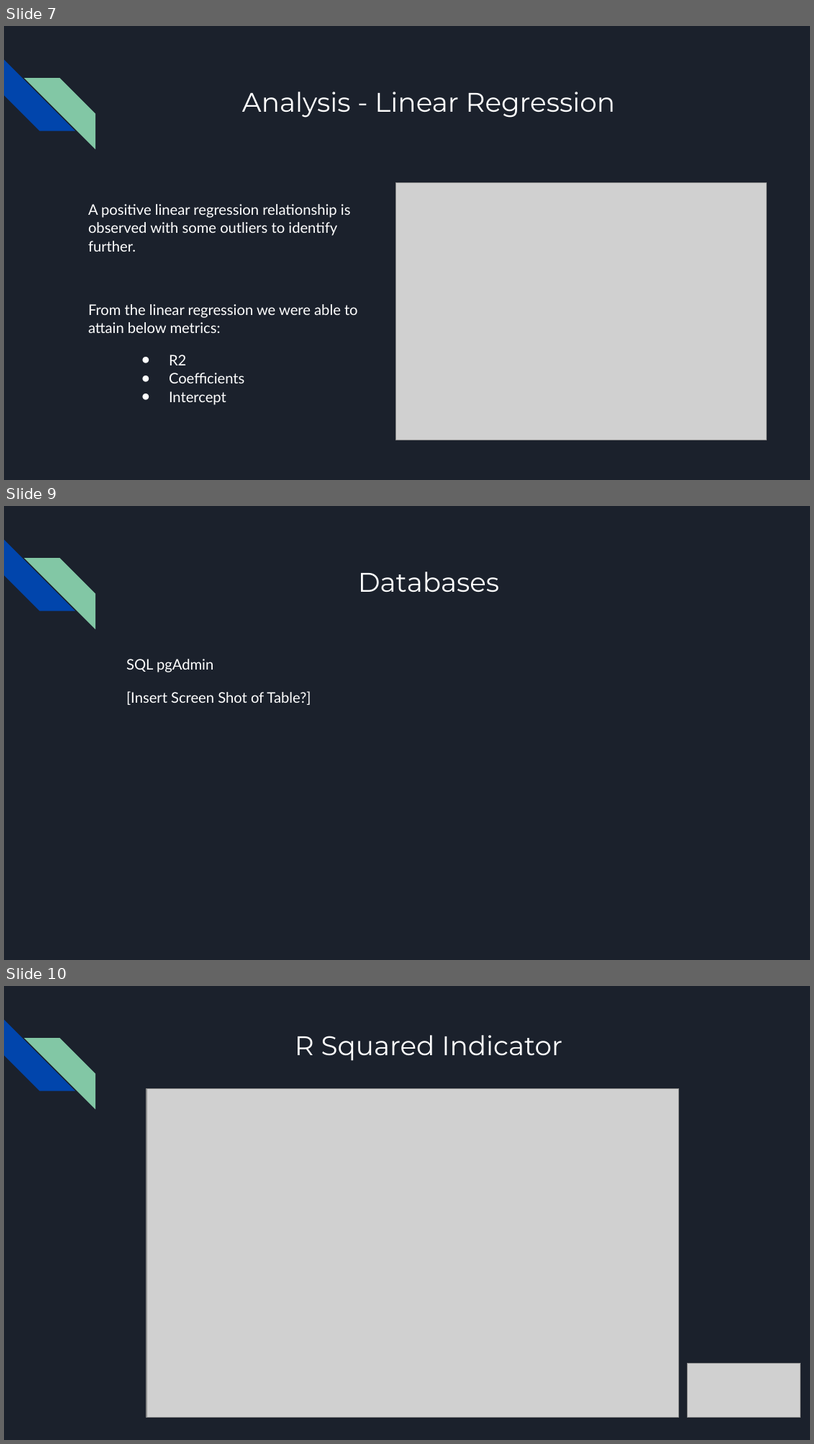
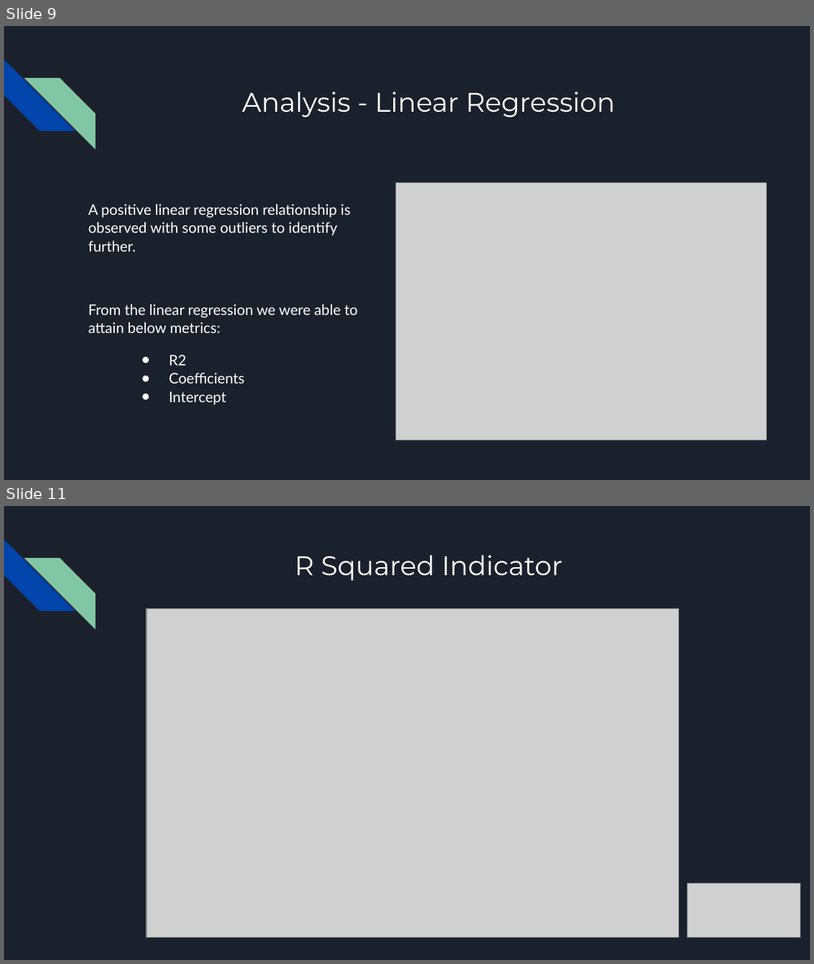
Before and after one commit to VickyCarlson/PCI_Growth, a slide deck: Effect of Educational Attainment on per Capita Growth by State.pptx. Shown one above the other, each under a label of ours: slides 7, 9 and 10 before the commit, slides 9 and 11 after it; the slides between them are not shown. The pictures are 814x1444 and 814x964 pixels, drawn with LibreOffice and Linux fonts; fonts in the diff are those of the drawing; grey boxes stand for pictures. Boxes give left, top, right and bottom in pixels: in the first picture for what was removed or moved away, otherwise in the second. Text is boxed around its words. In the diff, an @@ line names an element or a change of style, - is before the commit and + after.

```diff
--- a/Effect of Educational Attainment on per Capita Growth by State.pptx
+++ b/Effect of Educational Attainment on per Capita Growth by State.pptx
@@ slide 9 removed at (x1=4, y1=506, x2=810, y2=960), background #1B212C; not listed: 2 template elements that a slide beside it also shows @@
@@ title removed at (x1=358, y1=572, x2=499, y2=592) @@
-Databases
@@ text removed at (x1=126, y1=659, x2=311, y2=705) @@
-SQL pgAdmin
-[Insert Screen Shot of Table?]
@@ what was slide 7 is now slide 9 @@
@@ what was slide 10 is now slide 11 @@
```
Also in this commit, not shown: 4 slides changed, 1 slide added.
